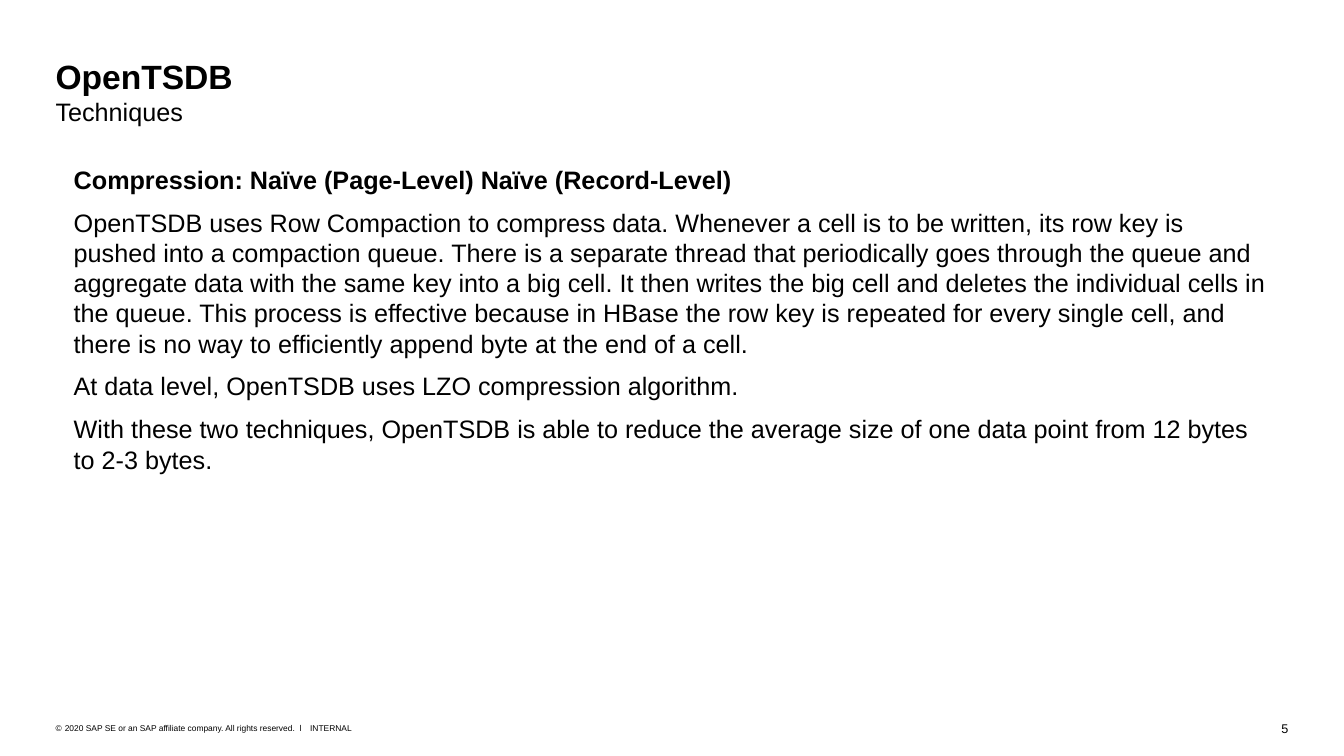
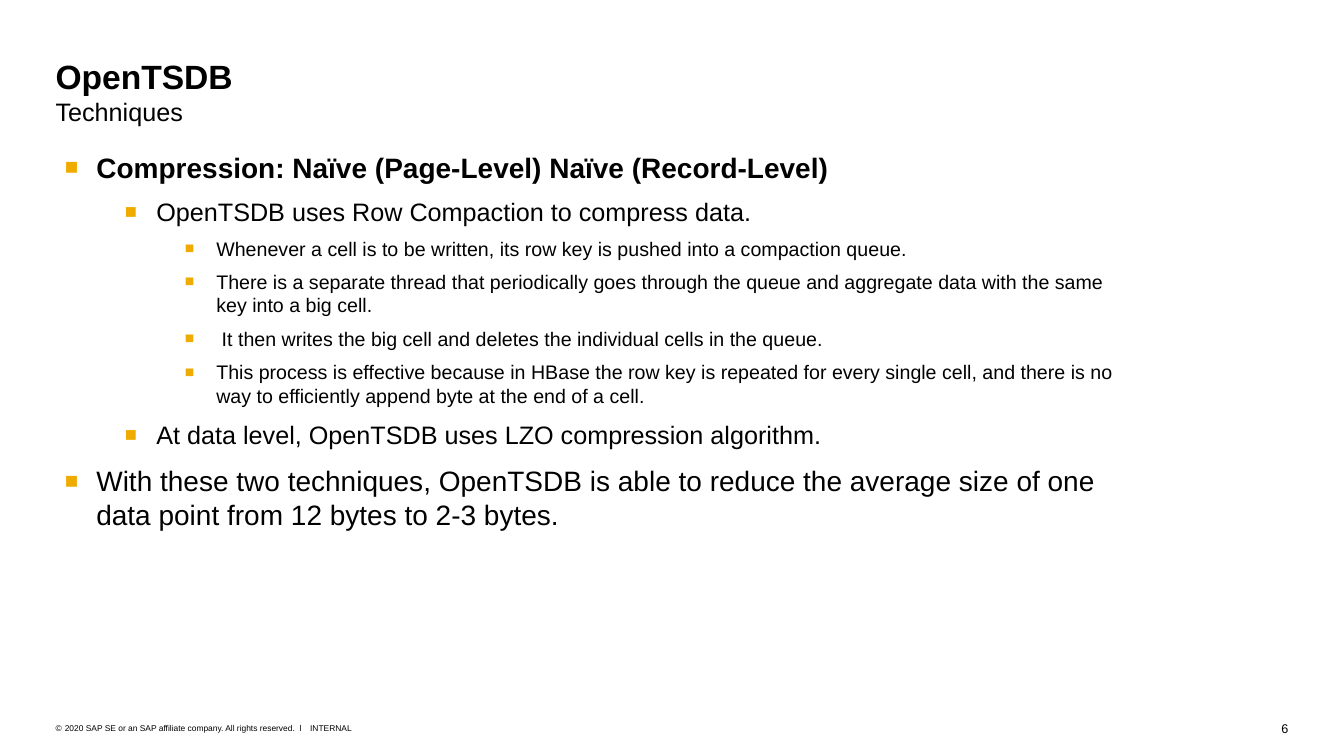
Before and after one commit to Voidkai/Survey_on_NoSQL, a slide deck: slide 6 of NoSQL/The_Survey_On_OpenTSDB.pptx (slide 5 before the commit). Drawn at 1344x756 pixels with LibreOffice and Linux fonts; fonts in the diff are those of the drawing. Boxes give left, top, right and bottom in pixels: in the first picture for what was removed or moved away, otherwise in the second. Text is boxed around its words. In the diff, an @@ line names an element or a change of style, - is before the commit and + after.

Commit message:
Updated

```diff
--- a/NoSQL/The_Survey_On_OpenTSDB.pptx
+++ b/NoSQL/The_Survey_On_OpenTSDB.pptx
@@ text "Compression: Naïve (Page-Level) Naïve (Record-Level)" moved from (x1=74, y1=170, x2=1265, y2=474) to (x1=96, y1=157, x2=1112, y2=530) @@
@@ text at (x1=96, y1=157, x2=1095, y2=530): size 18 to 20 pt in "Compression: Naïve (Page-Level) Naïve (Record-Level)", "With these two techniques, OpenTSDB is able ..."; bullet none to ■; more space between paragraphs; list level 1 to 2 in "At data level, OpenTSDB uses ..." @@
@@ text at (x1=156, y1=202, x2=1112, y2=407): text changed; size 18 to 14 pt @@
-OpenTSDB uses Row Compaction to compress data. Whenever a cell is to be written, its row key is pushed into a compaction queue. There is a separate thread that periodically goes through the queue and aggregate data with the same key into a big cell. It then writes the big cell and deletes the individual cells in the queue. This process is effective because in HBase the row key is repeated for every single cell, and there is no way to efficiently append byte at the end of a cell.
+  ■ OpenTSDB uses Row Compaction to compress data.
+    ■ Whenever a cell is to be written, its row key is pushed into a compaction queue.
+    ■ There is a separate thread that periodically goes through the queue and aggregate data with the same key into a big cell.
+    ■ It then writes the big cell and deletes the individual cells in the queue.
+    ■ This process is effective because in HBase the row key is repeated for every single cell, and there is no way to efficiently append byte at the end of a cell.
```
Also in this commit, not shown: 2 other slides changed, 5 slides added, 1 slide removed.
